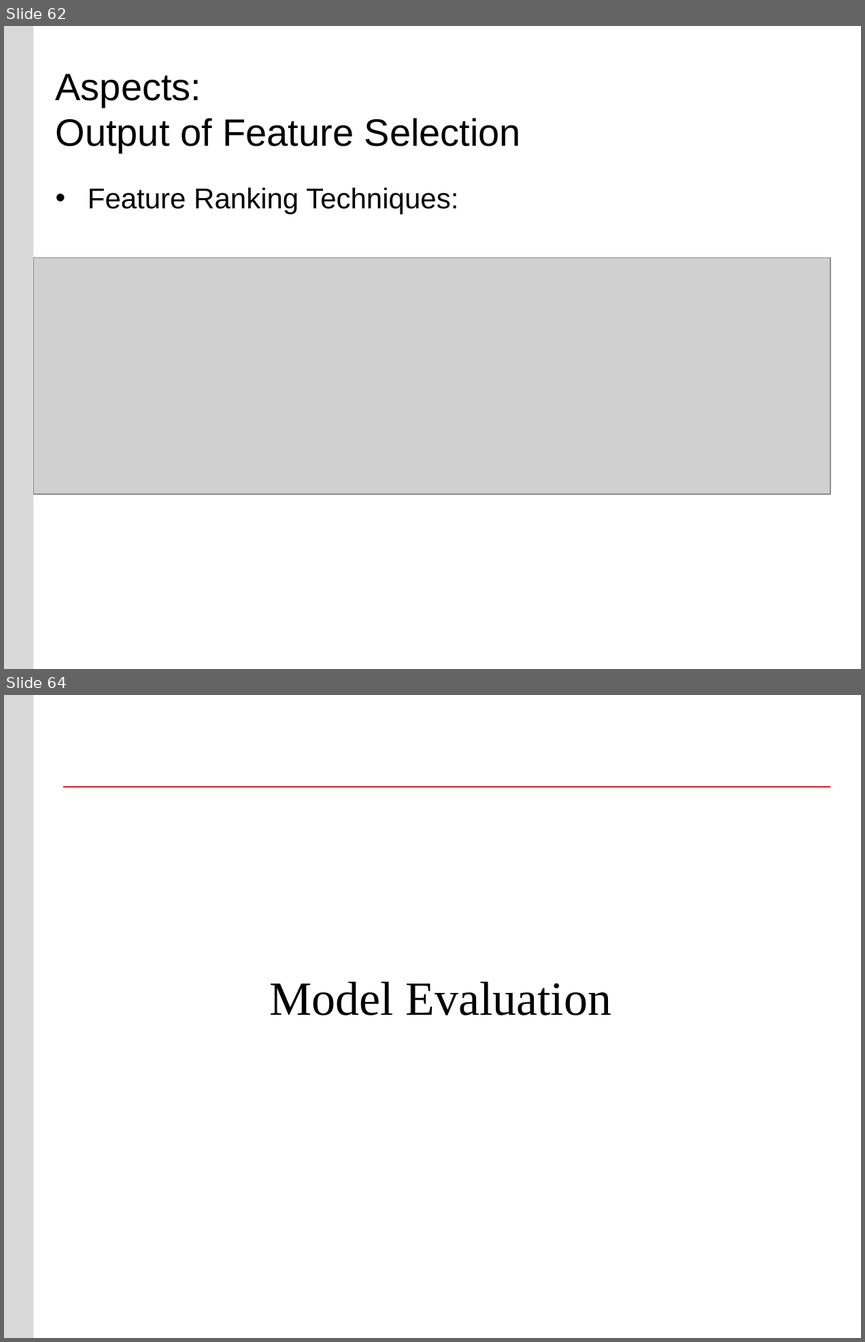
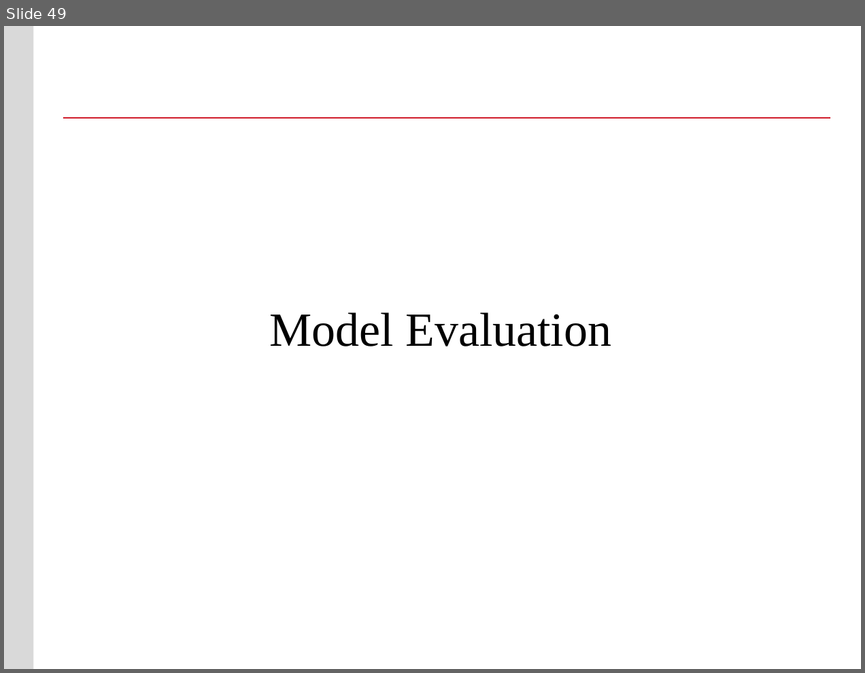
Before and after one commit to buyuhuang/csda1000_FT, a slide deck: day6/1. Lecture/day_6_model_selection_model_evaluation.pptx. Shown one above the other, each under a label of ours: slides 62 and 64 before the commit, slide 49 after it; the slides between them are not shown. The pictures are 865x1342 and 865x673 pixels, drawn with LibreOffice and Linux fonts; fonts in the diff are those of the drawing; grey boxes stand for pictures; background and template pictures are left out. Boxes give left, top, right and bottom in pixels: in the first picture for what was removed or moved away, otherwise in the second. Text is boxed around its words. In the diff, an @@ line names an element or a change of style, - is before the commit and + after.

```diff
--- a/day6/1. Lecture/day_6_model_selection_model_evaluation.pptx
+++ b/day6/1. Lecture/day_6_model_selection_model_evaluation.pptx
@@ slide 62 removed at <box>4,26,861,669</box>, background #FFFFFF; not listed: 1 template element that a slide beside it also shows @@
@@ title removed at <box>56,74,521,153</box> @@
-Aspects:
-Output of Feature Selection
@@ text removed at <box>88,187,458,214</box> @@
-• Feature Ranking Techniques:
@@ picture removed at <box>33,258,830,495</box> @@
@@ what was slide 64 is now slide 49 @@
```
Also in this commit, not shown: 16 other slides removed, 52 other files.
